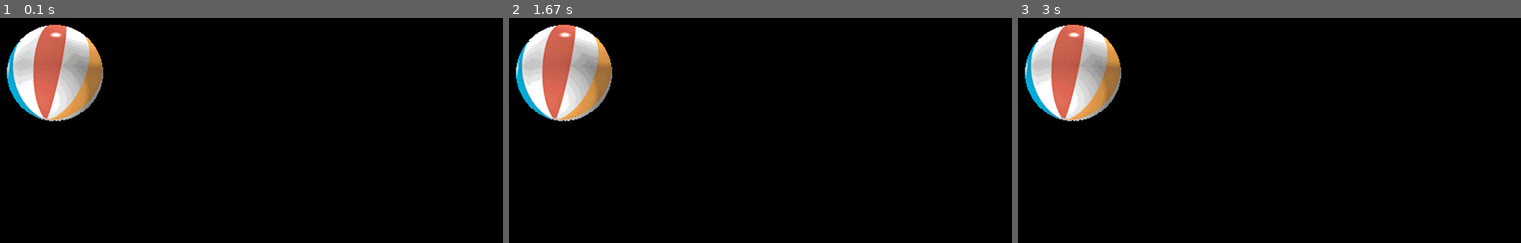
Above: before the commit, frames 1-3 (left to right).
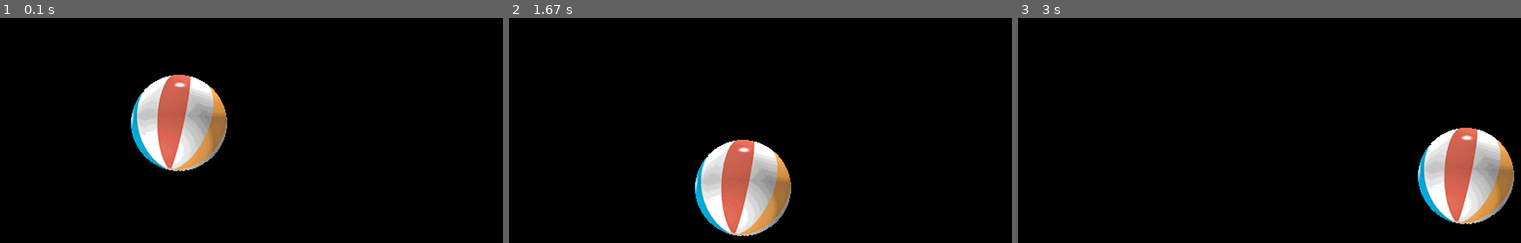
Above: after the commit, the same moments.

Repository: Pollbashki/Nachinaem_programmirovat_na_Python_2022
Game: pygame game, started from object_oriented_python_irv_kalb/chapter2/PygameWindowOnly.py
The game is run twice, just before and just after one commit, with the same random seed, the same clock (stepped at 60 frames per second) and the same inputs.
Inputs (mouse positions are in pixels of both pictures, inside the frame that each line leads up to):
- Up to frame 1 (0.1 s): no input
- Up to frame 2 (1.67 s): click (735, 63) at 0.38 s
- Up to frame 3 (3 s): click (1214, 186) at 1.72 s

The runs differ from the first frame. In frame 1, 13% of the frame differs, in the area x 1-46%, y 2-69%; in frame 2, 13%; in frame 3, 13%.

Commit message:
update  PygameWindowOnly.py release mouse event

Diff:
--- a/object_oriented_python_irv_kalb/chapter2/PygameWindowOnly.py
+++ b/object_oriented_python_irv_kalb/chapter2/PygameWindowOnly.py
@@ -5,11 +5,16 @@
 from pygame.locals import *
 import sys
 
+import random
+
 #2 – Определяем константы
 BLACK = (0, 0, 0)
 WINDOW_WIDTH = 640
 WINDOW_HEIGHT = 480
 FRAMES_PER_SECOND = 30
+BALL_WIDTH_HEIGHT = 100
+MAX_WIDTH = WINDOW_WIDTH - BALL_WIDTH_HEIGHT
+MAX_HEIGHT = WINDOW_HEIGHT - BALL_WIDTH_HEIGHT
 
 #3 – Инициализируем окружение pygame
 pygame.init()
@@ -20,6 +25,9 @@
 ballImage = pygame.image.load('object_oriented_python_irv_kalb/chapter2/images/ball.png')
 
 #5 – Инициализируем переменные
+ballX = random.randrange(MAX_WIDTH)
+ballY = random.randrange(MAX_HEIGHT)
+ballRect = pygame.Rect(ballX, ballX, BALL_WIDTH_HEIGHT, BALL_WIDTH_HEIGHT)
 
 #6 – Бесконечный цикл
 while True:
@@ -29,14 +37,26 @@
         if event.type == pygame.QUIT:
             pygame.quit()
             sys.exit()
+        # определяем, щелкнул ли пользователь
+        if event.type == pygame.MOUSEBUTTONUP:
+            # mouseX, mouseY = event.pos
+            # Могли бы это сделать принеобходимости
 
+            # проверяем, был ли щелчок в пределах прямоугольника мяча
+            # Если это так, выбираем случайным образом новое
+            # местоположение
+
+            if ballRect.collidepoint(event.pos):
+                ballX = random.randrange(MAX_WIDTH)
+                ballY = random.randrange(MAX_HEIGHT)
+                ballRect = pygame.Rect(ballX, ballX, BALL_WIDTH_HEIGHT, BALL_WIDTH_HEIGHT)
     #8 – Выполняем действия "в рамках фрейма"
 
     #9 – Очищаем окно
     window.fill(BLACK)
 
     #10 – Рисуем все элементы окна
-    window.blit(source=ballImage, dest=(100, 200))
+    window.blit(source=ballImage, dest=(ballX, ballY))
 
 
     #11 – Обновляем окно
